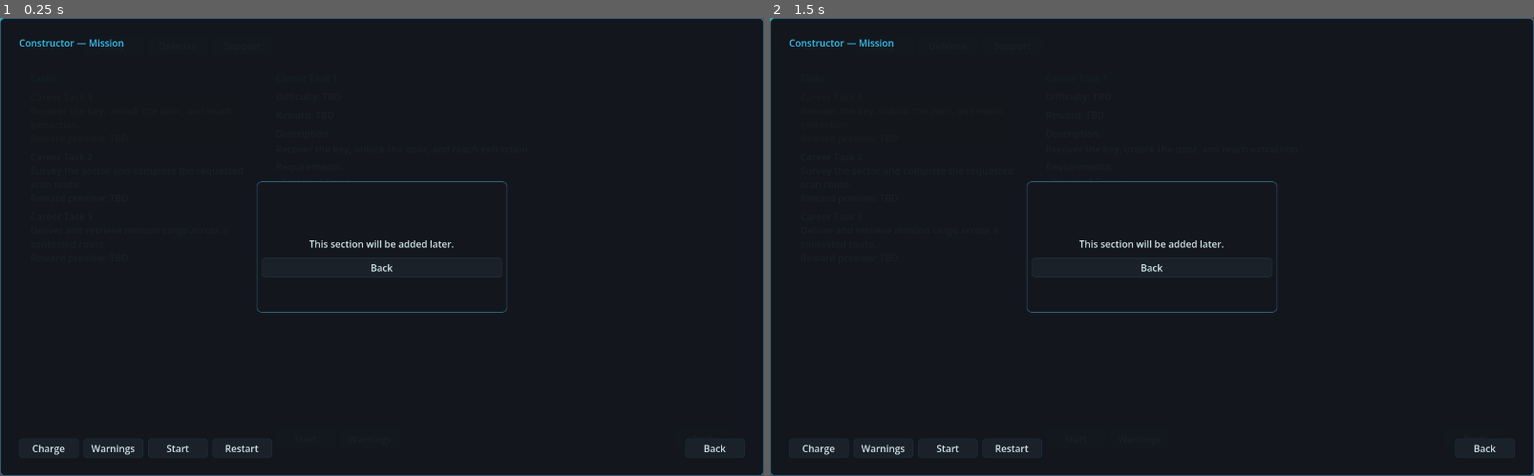
Above: before the commit, frames 1-2 (left to right).
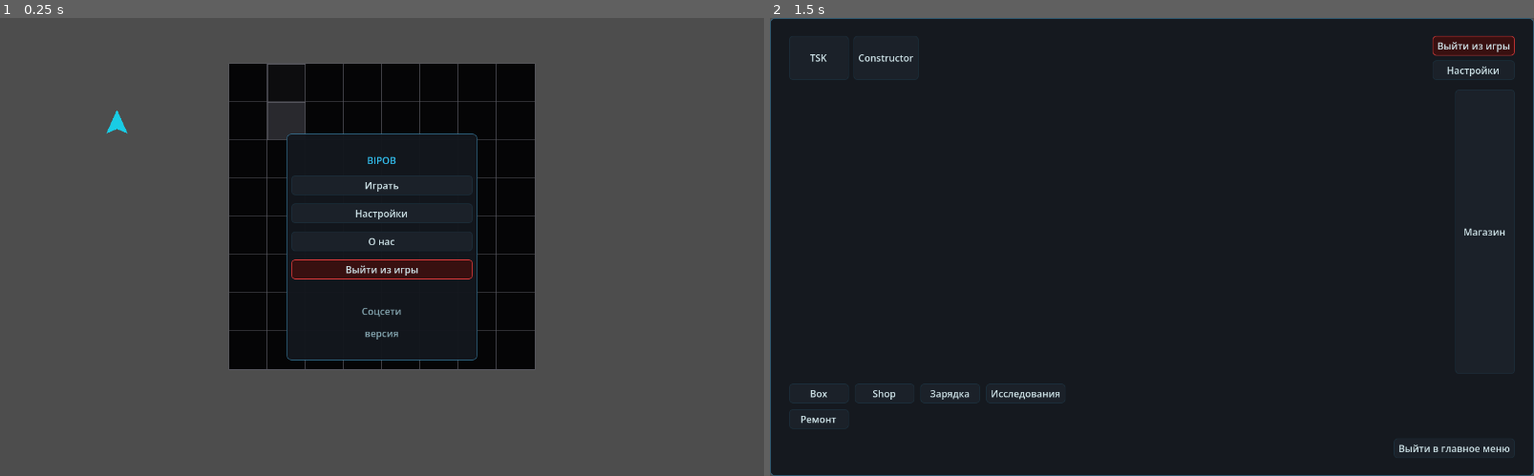
Above: after the commit, the same moments.

Repository: JUSTConnect/bibop
Game: Godot game, scene res://scenes/main.tscn
Two runs of this game, one before a commit and one after it. Both use one fixed random seed, a clock stepped at 60 frames per second and the inputs below.
Inputs (mouse positions are in pixels of both pictures, inside the frame that each line leads up to):
- Up to frame 1 (0.25 s): no input
- Up to frame 2 (1.5 s): click "Играть" at 0.5 s; click (1411, 393) at 1.25 s, where only the run before the commit has a clickable "Restart Mission"

The runs differ from the first frame. In frame 1, 76% of the frame differs, in the area x 0-100%, y 0-100%; in frame 2, 2.2%.
Error before the commit: Parse Error: Function "_extract_module_from_internal_record()" not found in base self. (res://scripts/bipob/bipob_controller.gd:643)

Commit message:
fix: add internal module extraction helper for sensor bonuses

Diff:
--- a/scripts/bipob/bipob_controller.gd
+++ b/scripts/bipob/bipob_controller.gd
@@ -637,10 +637,32 @@
 			return module
 	return null
 
+func _extract_module_from_internal_record(record) -> BipobModule:
+	if record == null:
+		return null
+
+	if record is BipobModule:
+		return record
+
+	if record is Dictionary:
+		var module = record.get("module", null)
+		if module is BipobModule:
+			return module
+
+		module = record.get("bipob_module", null)
+		if module is BipobModule:
+			return module
+
+		module = record.get("data", null)
+		if module is BipobModule:
+			return module
+
+	return null
+
 func get_total_sensor_range_bonus() -> int:
 	var total := 0
-	for module in placed_internal_modules:
-		var internal_module: BipobModule = _extract_module_from_internal_record(module)
+	for record in placed_internal_modules:
+		var internal_module: BipobModule = _extract_module_from_internal_record(record)
 		if internal_module == null:
 			continue
 		total += internal_module.sensor_range_bonus
@@ -648,8 +670,8 @@
 
 func get_total_sensor_visibility_bonus() -> int:
 	var total := 0
-	for module in placed_internal_modules:
-		var internal_module: BipobModule = _extract_module_from_internal_record(module)
+	for record in placed_internal_modules:
+		var internal_module: BipobModule = _extract_module_from_internal_record(record)
 		if internal_module == null:
 			continue
 		total += internal_module.sensor_visibility_bonus
